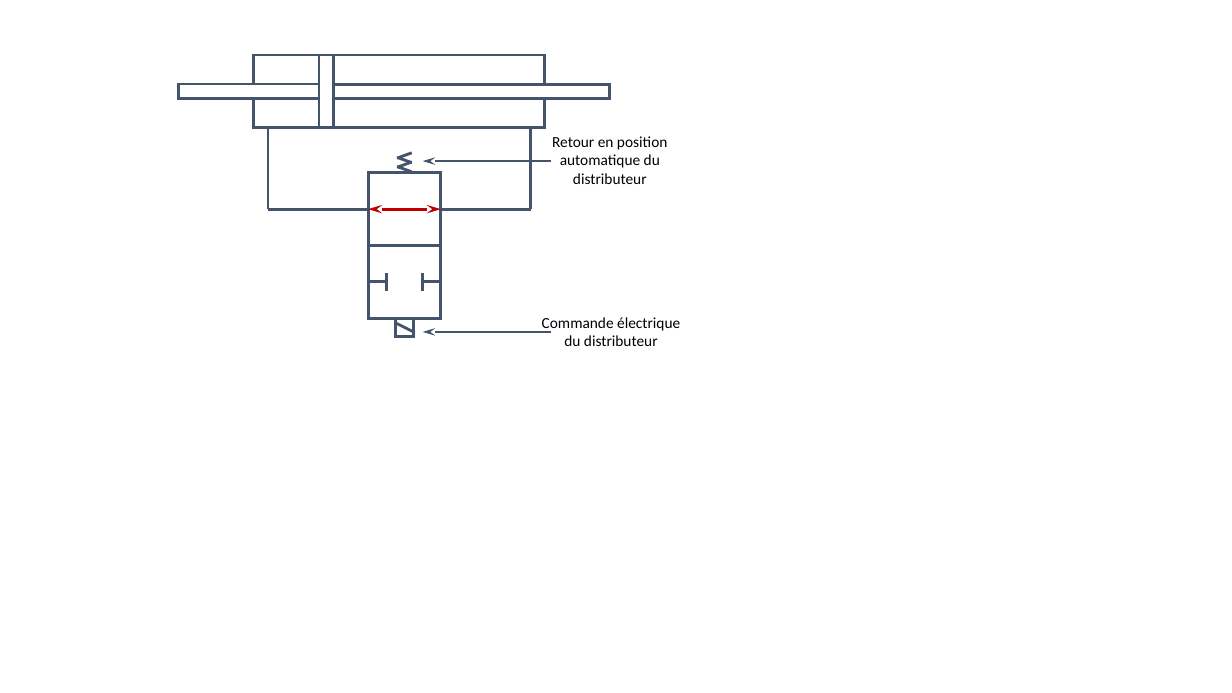
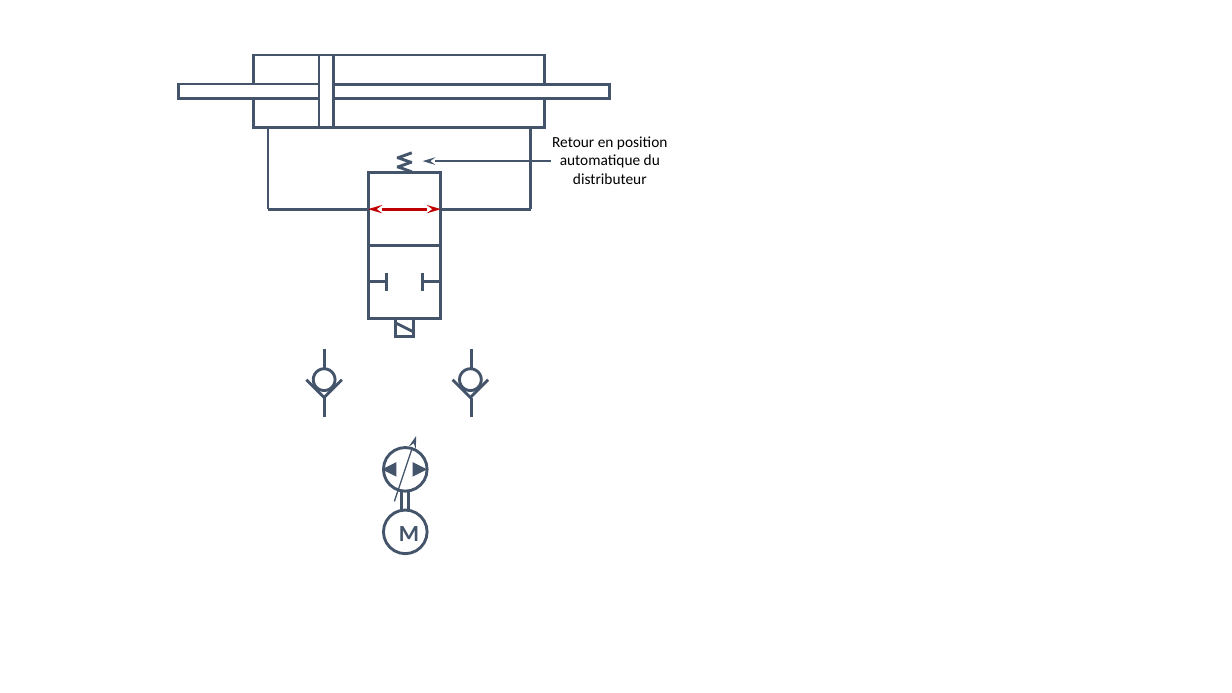
Before and after one commit to xpessoles/ExercicesCompetences, a slide deck: slide 9 of xx_Figures/SchemasHydrau.pptx (slide 8 before the commit). Drawn at 1232x693 pixels with LibreOffice and Linux fonts; fonts in the diff are those of the drawing. Boxes give left, top, right and bottom in pixels: in the first picture for what was removed or moved away, otherwise in the second. Text is boxed around its words. In the diff, an @@ line names an element or a change of style, - is before the commit and + after.

```diff
--- a/xx_Figures/SchemasHydrau.pptx
+++ b/xx_Figures/SchemasHydrau.pptx
@@ text removed at <box>542,317,680,346</box> @@
-Commande électrique du distributeur
@@ arrow removed from (551, 332) to (422, 332) @@
@@ group added at <box>307,349,342,418</box>: 4 lines, 1 ellipse @@
@@ group added at <box>453,349,488,418</box>: 4 lines, 1 ellipse @@
@@ group added at <box>382,436,428,502</box>: 2 triangles, 1 ellipse, 1 arrow @@
@@ line added from (402, 521) to (402, 482), #44546A 2.25 pt @@
@@ line added from (409, 521) to (409, 482), #44546A 2.25 pt @@
@@ ellipse added at <box>384,510,427,554</box>, fill #FFFFFF, outline #44546A 2.25 pt, 18 pt, text #44546A, bold @@
+M
```
Also in this commit, not shown: 5 slides added, 3 other files.
